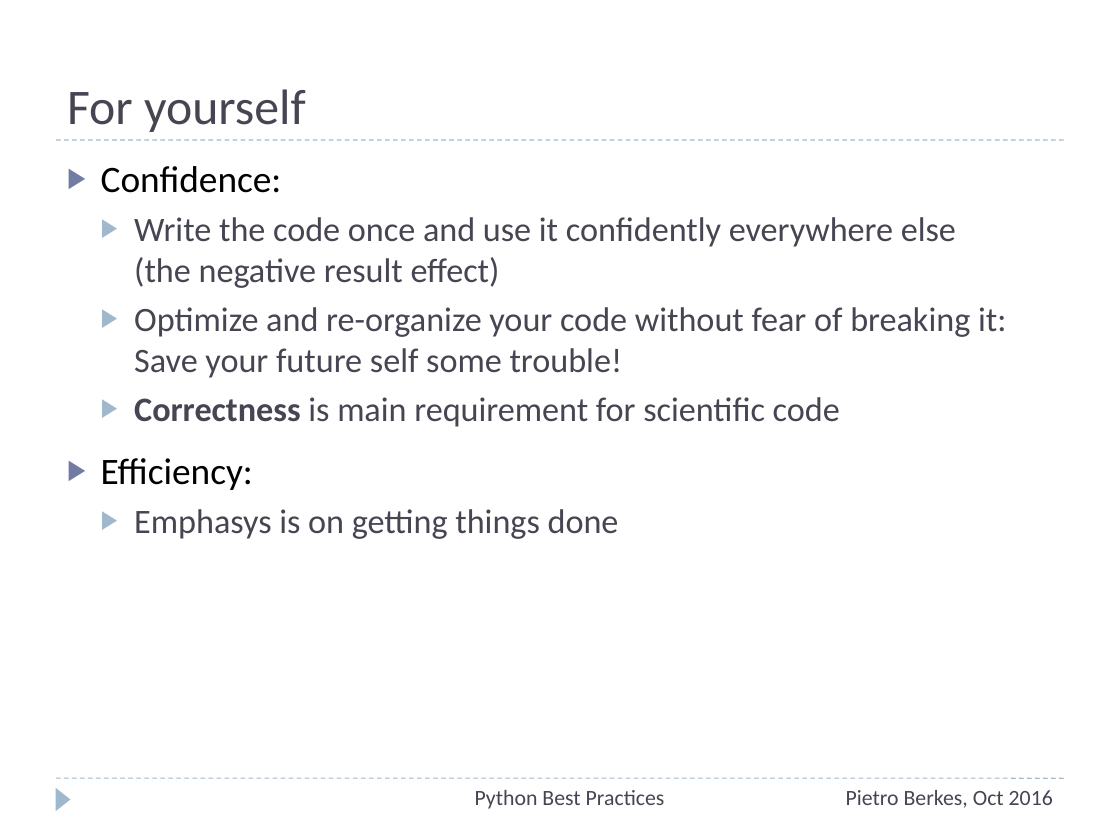
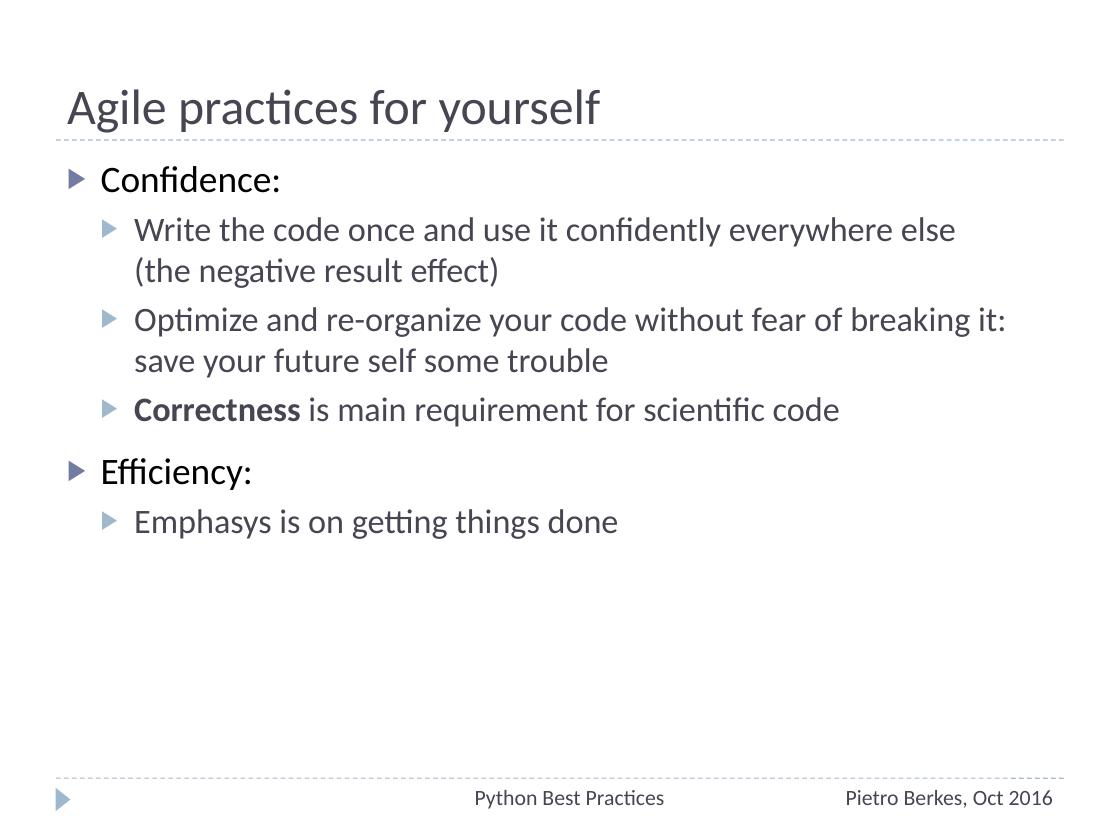
Before and after one commit to ASPP/testing_debugging_profiling, a slide deck: slide 3 of testing-debugging-profiling.pptx. Drawn at 1120x840 pixels with LibreOffice and Linux fonts; fonts in the diff are those of the drawing. Boxes give left, top, right and bottom in pixels: in the first picture for what was removed or moved away, otherwise in the second. Text is boxed around its words. In the diff, an @@ line names an element or a change of style, - is before the commit and + after.

```diff
--- a/testing-debugging-profiling.pptx
+++ b/testing-debugging-profiling.pptx
@@ title at (67, 89, 601, 133): text changed @@
-For yourself
+Agile practices for yourself
@@ text at (134, 307, 1006, 378): text changed @@
-  ▶ Optimize and re-organize your code without fear of breaking it:
-    Save your future self some trouble!
+  ▶ Optimize and re-organize your code without fear of breaking it:
+    save your future self some trouble
```
Also in this commit, not shown: 23 other slides changed, 12 slides added, 1 slide removed.
